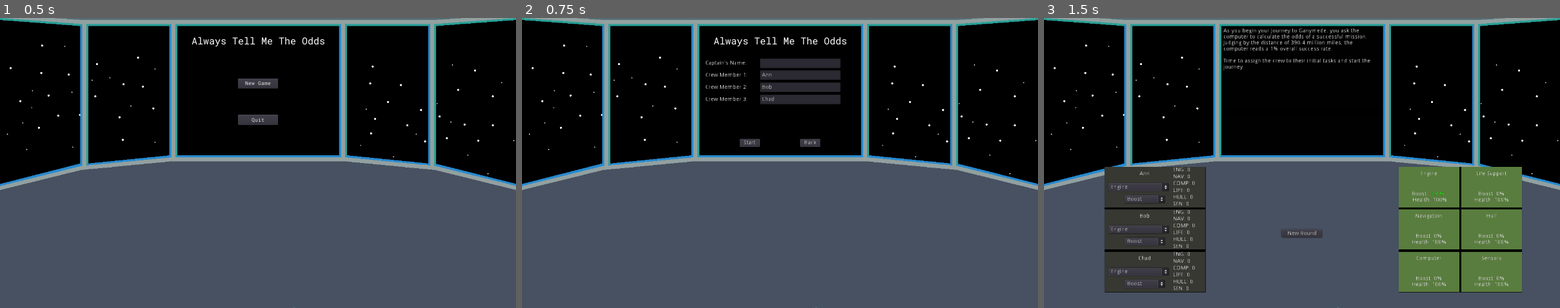
Above: before the commit, frames 1-3 (left to right).
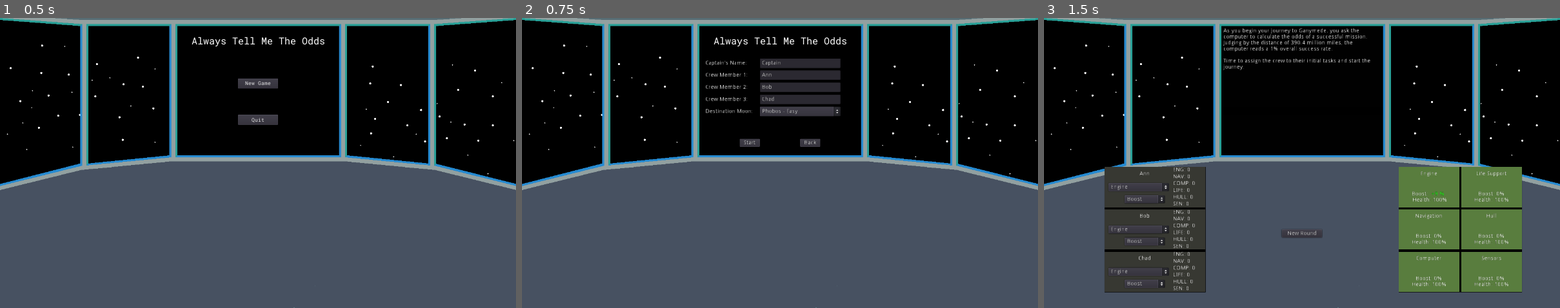
Above: after the commit, the same moments.

Repository: cparlette/alwaystellmetheodds
Game: Godot game, scene res://MainMenu.tscn
Same seed, same stepped clock (60 frames per second), same inputs: the game is played once before the commit and once after it.
Inputs:
- Up to frame 1 (0.5 s): no input
- Up to frame 2 (0.75 s): click "New Game" at 0.5 s
- Up to frame 3 (1.5 s): click "Start" at 1.25 s

Frame 1 is identical in both runs. In frame 2, 0.6% of the frame differs, in the area x 35-62%, y 14-34%; in frame 3, nothing differs.

Commit message:
Multiple moon destinations with different difficulty

Diff:
--- a/Game.gd
+++ b/Game.gd
@@ -21,8 +21,8 @@
 		person.updateCrewUI()
 	newCrewModuleAssigned()
 	#updatePower()
-	var initialText = "As you begin your journey to " + globals.destinationMoon
-	initialText += ", you ask the computer to calculate the odds of a successful mission.  Judging by the distance of " + str(globals.destinationTotalDistance)
+	var initialText = "As you begin your journey to " + globals.destinationMoon['name']
+	initialText += ", you ask the computer to calculate the odds of a successful mission.  Judging by the distance of " + str(globals.destinationMoon['distance'])
 	initialText += " million miles, the computer reads a 1% overall success rate.\n\n"
 	initialText += "Time to assign the crew to their initial tasks and start the journey."
 	$NewRoundOutput/OutputText.bbcode_text = initialText
@@ -40,11 +40,11 @@
 	var newText = "Starting round " + str(globals.roundNumber) + "\n\n"
 	globals.roundNumber += 1
 	globals.distanceTraveled += distanceThisRound
-	if globals.distanceTraveled > globals.destinationTotalDistance:
+	if globals.distanceTraveled > globals.destinationMoon['distance']:
 		gameOver()
 	newText += " - Distance traveled this round: " + str(distanceThisRound) + " million miles\n"
 	newText += " - Distance traveled so far: " + str(globals.distanceTraveled) + " million miles\n"
-	newText += " - Distance to " + globals.destinationMoon + ": " + str(globals.destinationTotalDistance - globals.distanceTraveled) + " million miles\n\n"
+	newText += " - Distance to " + globals.destinationMoon['name'] + ": " + str(globals.destinationMoon['distance'] - globals.distanceTraveled) + " million miles\n\n"
 	if currentEvent['text']:
 		newText += resolveEvent()
 	for module in $Modules.get_children():
--- a/GameOver.gd
+++ b/GameOver.gd
@@ -3,15 +3,16 @@
 # Called when the node enters the scene tree for the first time.
 func _ready():
 	var newText = str(globals.roundNumber) + " rounds completed\n"
-	if globals.distanceTraveled >= globals.destinationTotalDistance:
+	if globals.distanceTraveled >= globals.destinationMoon['distance']:
 		# win
 		$Background.color = Color("5a7e3f")
+		newText += "You successfully made it to " + globals.destinationMoon['name'] + "!\n"
 		newText += str(globals.distanceTraveled) +  " million miles traveled\n"
 	else:
 		# lose
 		$Background.color = Color("826363")
 		newText += str(globals.distanceTraveled) +  " million miles traveled\n"
-		newText += str(globals.destinationTotalDistance - globals.distanceTraveled) + " million miles remained"
+		newText += str(globals.destinationMoon['distance'] - globals.distanceTraveled) + " million miles remained"
 	$ScoreText.text = newText
 
 func _input(event):
--- a/MainMenu.gd
+++ b/MainMenu.gd
@@ -3,6 +3,11 @@
 func _ready():
 	$EnterNameMenu.visible = false
 	$NewGameMenu.visible = true
+	for moonNum in globals.possibleMoons:
+		var moon = globals.possibleMoons[moonNum]
+		var optionString = moon['name']
+		optionString += " - " + moon['difficulty']
+		$EnterNameMenu/MoonOption.add_item(optionString, moon['moonID'])
 
 func _input(event):
 	if event.is_action_pressed("ui_cancel"):
@@ -41,3 +46,9 @@
 func _on_BackButton_pressed():
 	$EnterNameMenu.visible = false
 	$NewGameMenu.visible = true
+
+
+func _on_MoonOption_item_selected(index):
+	print("You have chosen index ", index)
+	print("Moon is ", globals.possibleMoons[index])
+	globals.destinationMoon = globals.possibleMoons[$EnterNameMenu/MoonOption.get_item_id(index)]
--- a/MainMenu.tscn
+++ b/MainMenu.tscn
@@ -34,6 +34,7 @@
 }
 
 [node name="NewGameMenu" type="Control" parent="."]
+visible = false
 margin_right = 40.0
 margin_bottom = 40.0
 __meta__ = {
@@ -63,7 +64,6 @@
 }
 
 [node name="EnterNameMenu" type="Control" parent="."]
-visible = false
 margin_left = 440.0
 margin_top = 100.0
 margin_right = 840.0
@@ -112,10 +112,21 @@
 "_edit_use_anchors_": false
 }
 
+[node name="MoonLabel" type="Label" parent="EnterNameMenu"]
+margin_left = 15.0
+margin_top = 125.0
+margin_right = 124.0
+margin_bottom = 139.0
+text = "Destination Moon:"
+__meta__ = {
+"_edit_use_anchors_": false
+}
+
 [node name="CaptainName" type="LineEdit" parent="EnterNameMenu"]
 margin_left = 150.0
 margin_right = 350.0
 margin_bottom = 24.0
+text = "Captain"
 max_length = 25
 __meta__ = {
 "_edit_use_anchors_": false
@@ -153,6 +164,15 @@
 "_edit_use_anchors_": false
 }
 
+[node name="MoonOption" type="OptionButton" parent="EnterNameMenu"]
+margin_left = 150.0
+margin_top = 120.0
+margin_right = 350.0
+margin_bottom = 144.0
+__meta__ = {
+"_edit_use_anchors_": false
+}
+
 [node name="StartGameButton" type="Button" parent="EnterNameMenu"]
 margin_left = 100.0
 margin_top = 200.0
@@ -171,5 +191,6 @@
 }
 [connection signal="pressed" from="NewGameMenu/NewGame" to="." method="_on_NewGame_pressed"]
 [connection signal="pressed" from="NewGameMenu/Quit" to="." method="_on_Quit_pressed"]
+[connection signal="item_selected" from="EnterNameMenu/MoonOption" to="." method="_on_MoonOption_item_selected"]
 [connection signal="pressed" from="EnterNameMenu/StartGameButton" to="." method="_on_StartGameButton_pressed"]
 [connection signal="pressed" from="EnterNameMenu/BackButton" to="." method="_on_BackButton_pressed"]
--- a/globals.gd
+++ b/globals.gd
@@ -33,11 +33,16 @@
 	9: 1000
 }
 
+const possibleMoons = {
+	0: {"name": "Phobos", "distance": 48.3, "difficulty":"Easy", "moonID":0},
+	1: {"name": "Ganymede", "distance": 390.4, "difficulty":"Medium", "moonID":1},
+	2: {"name": "Titan", "distance": 890.7, "difficulty":"Hard", "moonID":2},
+	3: {"name": "Oberon", "distance": 1692.0, "difficulty":"Expert", "moonID":3}
+}
 
 var roundNumber = 1
 var distanceTraveled = 0
-var destinationTotalDistance = 390.4
-var destinationMoon = "Ganymede"
+var destinationMoon = {"name": "Ganymede", "distance": 390.4, "difficulty":"Medium", "moonID":0}
 var additionalOutputText = ""
 
 var captainName = "Captain"
